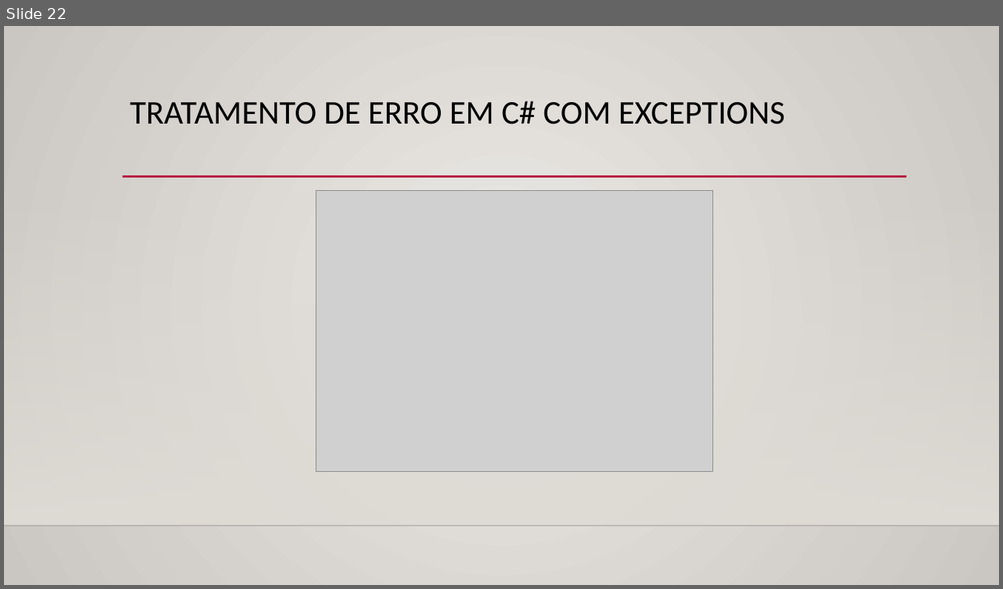
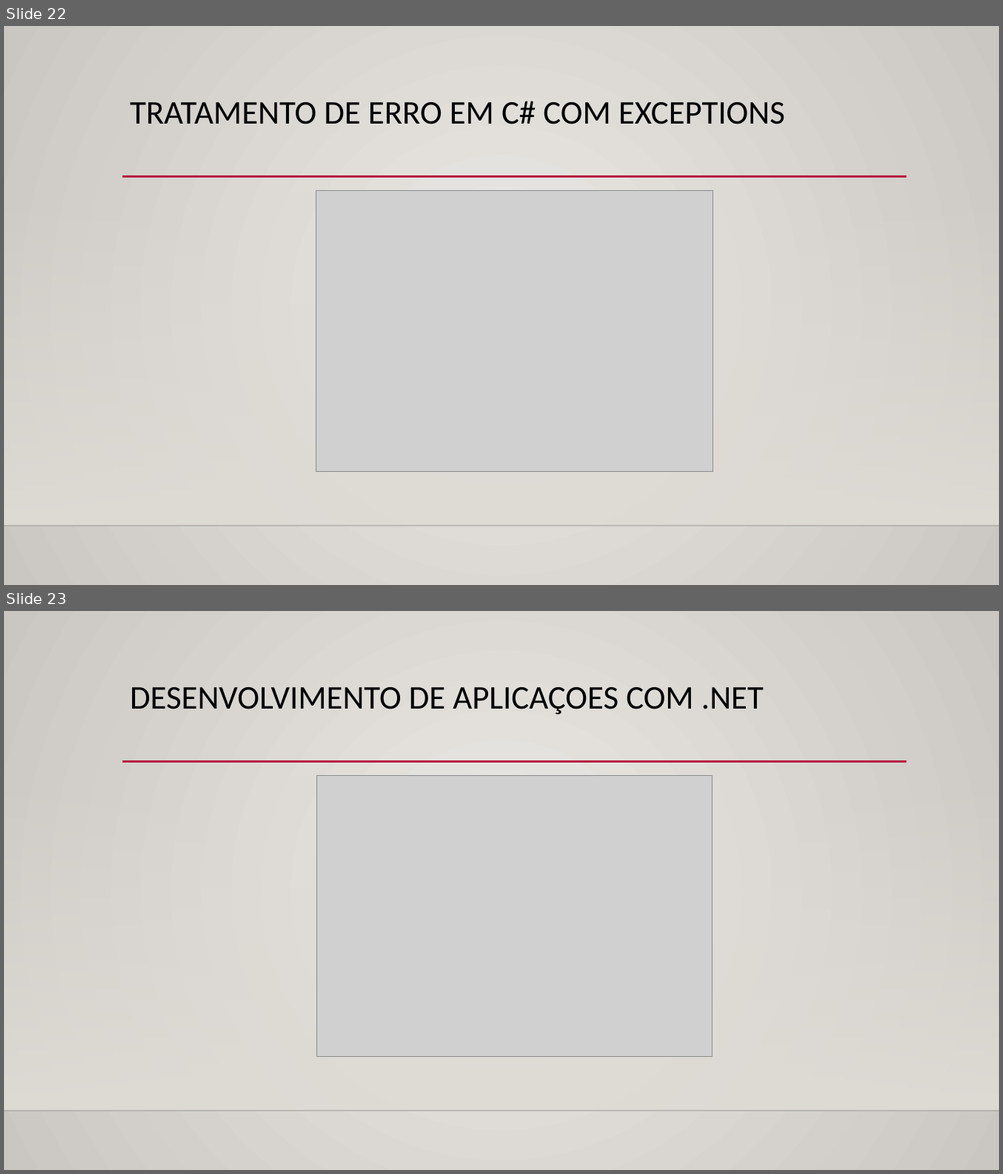
Before and after one commit to Rosem111/Evolu-o-na-DIO, a slide deck: Conquistas/Conquistas.pptx. Shown one above the other, each under a label of ours: slide 22 before the commit, slides 22 and 23 after it. The pictures are 1003x589 and 1003x1174 pixels, drawn with LibreOffice and Linux fonts; fonts in the diff are those of the drawing; grey boxes stand for pictures; background and template pictures are left out. Boxes give left, top, right and bottom in pixels: in the first picture for what was removed or moved away, otherwise in the second. Text is boxed around its words. In the diff, an @@ line names an element or a change of style, - is before the commit and + after.

```diff
--- a/Conquistas/Conquistas.pptx
+++ b/Conquistas/Conquistas.pptx
@@ slide 23 added at [4, 611, 999, 1170], background gradient #ECEAE7 to #CAC7C1; not listed: 3 template elements that a slide beside it also shows @@
@@ title added at [130, 687, 763, 715], 32 pt, text #000000 @@
+DESENVOLVIMENTO DE APLICAÇOES COM .NET
@@ picture added at [316, 775, 712, 1056] @@
```
Also in this commit, not shown: 2 other slides added.
